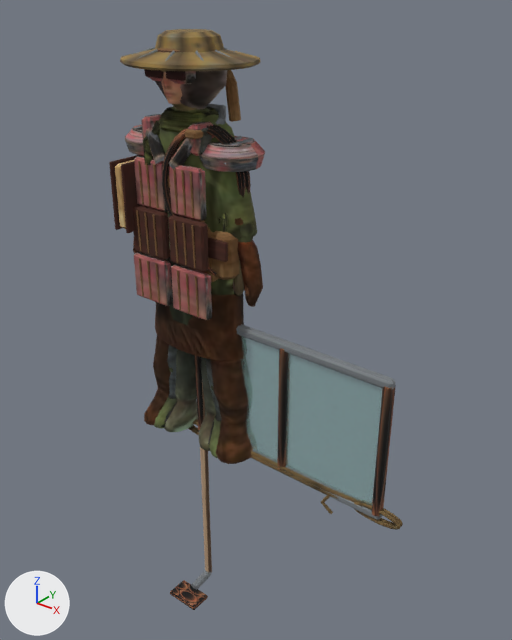
One commit to the glTF model public/assets/models/wasteland/scablands/open-figures-2.glb: the scene before it, then after it.
One viewpoint serves both versions: a 50 mm lens placed at (2.07, -2.16, 2.06), pointed at (0.28, 0.08, 0.66). Arrows for +X, +Y and +Z are at lower left; the lights stay in place. The older version comes first. Vertices at exactly the same position are counted once.

The first picture shows 'implement-frame', 'implement-glass', 'implement-hoe', 'implement-ties', 'skin-bern', 'skin-finch', 'skin-hetty', 'skin-marigold', 'skin-road-rat-lamp', 'skin-road-rat-lookout', 'skin-sump' and 3 more.
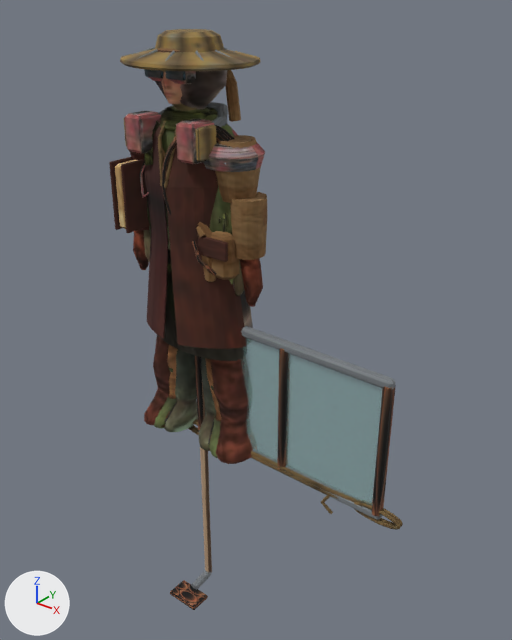
Pixel boxes (x1, y1, x2, y2) of what changed, in the pictures (512 x 640 px; the box of a moved part takes in the faces that stretch with it):
'skin-sump', reshaped: before (109, 128, 214, 320); after (109, 117, 267, 464)
'skin-hetty', reshaped: before (141, 104, 226, 197); after (124, 102, 228, 452)
part 1 of me_walker_e_tailored_clothes_002, moved or reshaped: before (201, 128, 212, 153); after (195, 125, 216, 161)
part 2 of me_walker_e_tailored_clothes_002, moved or reshaped: before (142, 104, 226, 156); after (125, 102, 228, 164)
part 3 of me_walker_g_tailored_clothes_001, added (brown): after (166, 129, 253, 349)
part 4 of me_walker_g_tailored_clothes_001, added (brown): after (215, 135, 261, 203)
part 5 of me_walker_g_tailored_clothes_001, added (brown): after (230, 192, 267, 260)
part 6 of me_walker_g_tailored_clothes_001, deleted (brown): before (133, 161, 212, 320)
part 7 of me_walker_g_tailored_clothes_001, cut back: before (134, 156, 207, 263); after (130, 117, 168, 339)
part 8 of me_walker_g_tailored_clothes_001, surface changed: before (145, 128, 214, 256); after (158, 123, 178, 188)
'skin-road-rat-lookout', unchanged, covered by the edit: before (133, 136, 265, 464); after (203, 143, 265, 172)

Edits to the bpy script that builds the scene:
```text
Change me_walker_e_tailored_clothes_002:
    used by ob_skin_hetty; location = (0.0, 0.0, 0.0)
    remove me_walker_e_tailored_clothes_002.from_pydata(...)  # 1192 vertices, 2332 faces; spans x -0.25..0.25, y -0.17..0.12, z 0.0..1.83
    add me_walker_e_tailored_clothes_002.from_pydata(...)  # 1192 vertices, 2332 faces; spans x -0.25..0.25, y -0.19..0.13, z 0.0..1.83
    me_walker_e_tailored_clothes_002 part 1: the loose piece of 28 vertices spanning x 0.15..0.17, y -0.12..-0.04, z 1.43..1.52 is scaled about its middle by (1.16, 1.32, 1.32), then moved by (0.04, -0.05, 0.0)
    me_walker_e_tailored_clothes_002 part 2: 96 of 1192 vertices moved; they spanned x -0.17..0.17, y -0.13..0.12, z 1.42..1.58 and now span x -0.2..0.2, y -0.19..0.13, z 1.4..1.58; mean shift (0.0, -0.04, 0.0); largest move (-0.17, -0.12, 1.43) -> (-0.2, -0.18, 1.41)
    other edits to the shape of me_walker_e_tailored_clothes_002 do not show in these pictures
Change me_walker_g_tailored_clothes_001:
    used by ob_skin_sump; location = (0.0, 0.0, 0.0)
    remove me_walker_g_tailored_clothes_001.from_pydata(...)  # 1760 vertices, 3368 faces; spans x -0.39..0.39, y -0.22..0.12, z 0.0..1.83
    add me_walker_g_tailored_clothes_001.from_pydata(...)  # 2000 vertices, 3932 faces; spans x -0.39..0.39, y -0.22..0.19, z 0.0..1.83
    me_walker_g_tailored_clothes_001 part 3: a new loose piece of 204 vertices spanning x 0.01..0.29, y -0.19..0.19, z 0.57..1.54, in mat_scablands_work_clothes_and_salvage (picture img_open_scablands_clothes)
    me_walker_g_tailored_clothes_001 part 4: a new loose piece of 60 vertices spanning x 0.15..0.34, y -0.1..0.1, z 1.24..1.48, in mat_scablands_work_clothes_and_salvage (picture img_open_scablands_clothes)
    me_walker_g_tailored_clothes_001 part 5: a new loose piece of 60 vertices spanning x 0.23..0.38, y -0.08..0.08, z 1.01..1.26, in mat_scablands_work_clothes_and_salvage (picture img_open_scablands_clothes)
    me_walker_g_tailored_clothes_001 part 6: 17 loose pieces with 320 vertices, spanning x -0.22..0.22, y -0.19..-0.14, z 0.74..1.36, are deleted
    me_walker_g_tailored_clothes_001 part 7: 77 vertices moved from x -0.21..0.18, y -0.19..0.03, z 0.97..1.51 to x -0.33..0.05, y -0.18..0.18, z 1.01..1.53; 108 vertices removed from x -0.19..0.19, y -0.19..-0.12, z 0.97..1.37; 320 vertices added at x -0.38..-0.01, y -0.19..0.19, z 0.57..1.54
    me_walker_g_tailored_clothes_001 part 8: 102 kept faces spanning x -0.3..0.05, y -0.18..0.18, z 1.01..1.53 get new texture (UV) coordinates
    other edits to the shape of me_walker_g_tailored_clothes_001 do not show in these pictures
```
